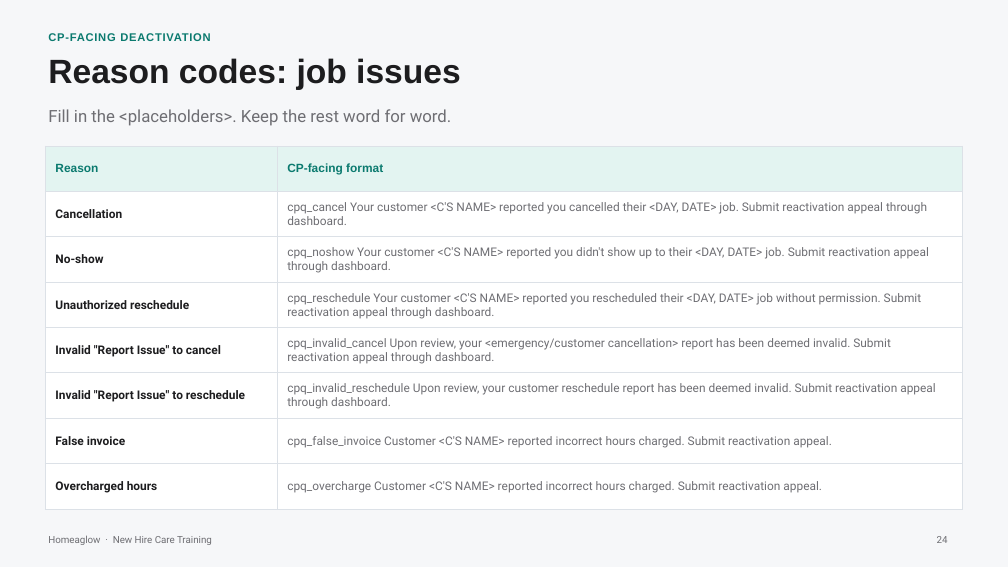
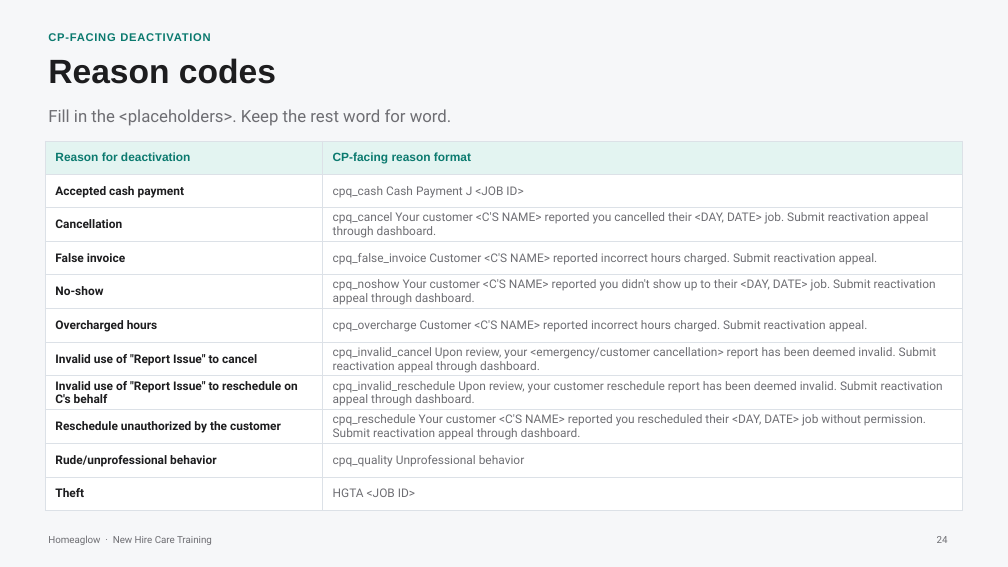
Before and after one commit to anjulimichelle/training, a slide deck: slide 24 of cleaner-foundations/cleaner-foundations-cp-crm.pptx. Drawn at 1008x567 pixels with LibreOffice and Linux fonts; fonts in the diff are those of the drawing. Boxes give left, top, right and bottom in pixels: in the first picture for what was removed or moved away, otherwise in the second. Text is boxed around its words. In the diff, an @@ line names an element or a change of style, - is before the commit and + after.

```diff
--- a/cleaner-foundations/cleaner-foundations-cp-crm.pptx
+++ b/cleaner-foundations/cleaner-foundations-cp-crm.pptx
@@ text at box(48, 58, 276, 84): text changed @@
-Reason codes: job issues
+Reason codes
@@ table at box(45, 141, 963, 501) @@
-row 1: Reason | CP-facing format
+row 1: Reason for deactivation | CP-facing reason format
+row 2: Accepted cash payment | cpq_cash Cash Payment J <JOB ID>
+row 4: False invoice | cpq_false_invoice Customer <C'S NAME> reported incorrect hours charged. Submit reactivation appeal.
-row 4: Unauthorized reschedule | cpq_reschedule Your customer <C'S NAME> reported you rescheduled their <DAY, DATE> job without permission. Submit reactivation appeal through dashboard.
-row 5: Invalid "Report Issue" to cancel | cpq_invalid_cancel Upon review, your <emergency/customer cancellation> report has been deemed invalid. Submit reactivation appeal through dashboard.
-row 6: Invalid "Report Issue" to reschedule | cpq_invalid_reschedule Upon review, your customer reschedule report has been deemed invalid. Submit reactivation appeal through dashboard.
-row 7: False invoice | cpq_false_invoice Customer <C'S NAME> reported incorrect hours charged. Submit reactivation appeal.
+row 7: Invalid use of "Report Issue" to cancel | cpq_invalid_cancel Upon review, your <emergency/customer cancellation> report has been deemed invalid. Submit reactivation appeal through dashboard.
+row 8: Invalid use of "Report Issue" to reschedule on C's behalf | cpq_invalid_reschedule Upon review, your customer reschedule report has been deemed invalid. Submit reactivation appeal through dashboard.
+row 9: Reschedule unauthorized by the customer | cpq_reschedule Your customer <C'S NAME> reported you rescheduled their <DAY, DATE> job without permission. Submit reactivation appeal through dashboard.
+row 10: Rude/unprofessional behavior | cpq_quality Unprofessional behavior
+row 11: Theft | HGTA <JOB ID>
@@ table: place and size @@
-table at box(45, 146, 963, 497)
+table at box(45, 141, 963, 501)
```
Also in this commit, not shown: 1 other slide changed, 1 slide removed, 1 other file.
